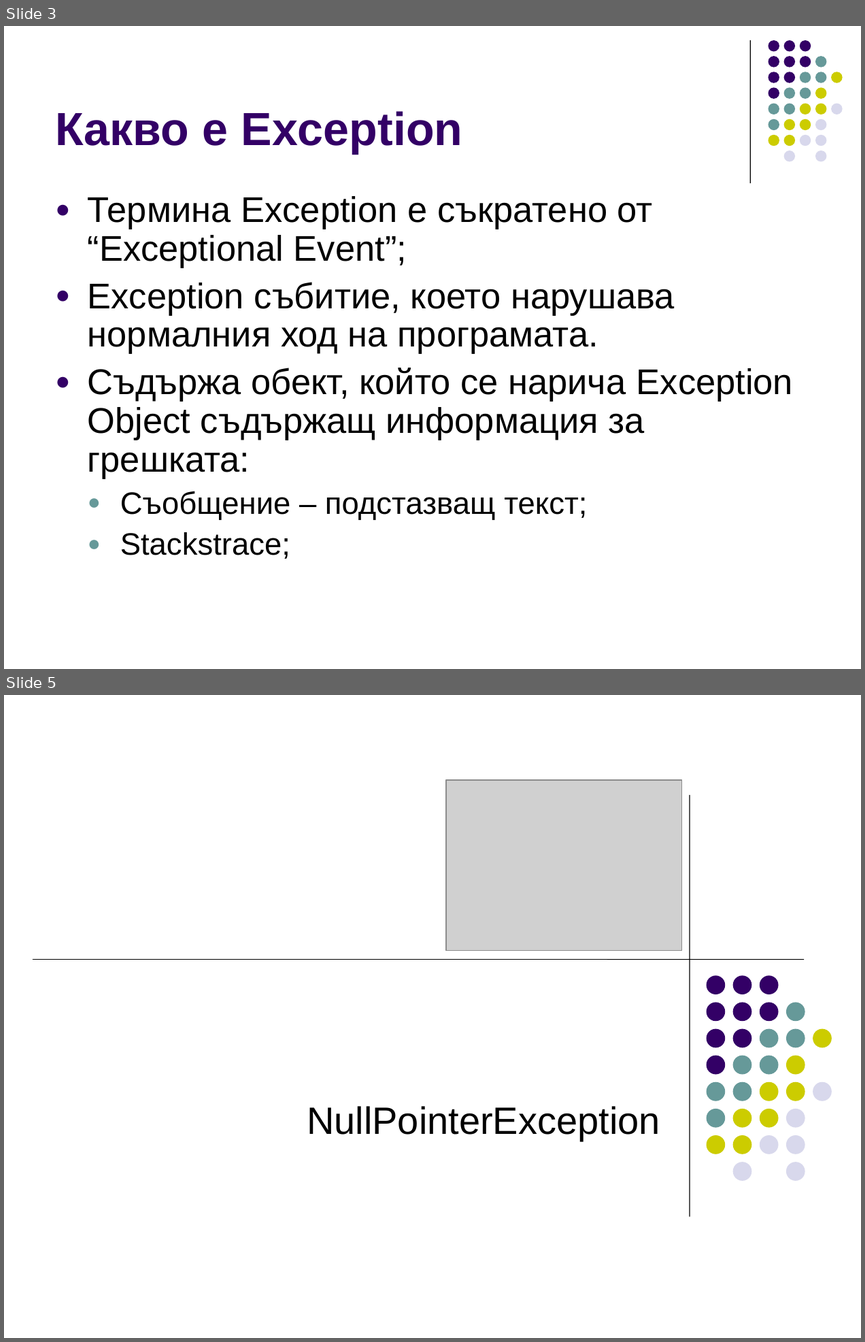
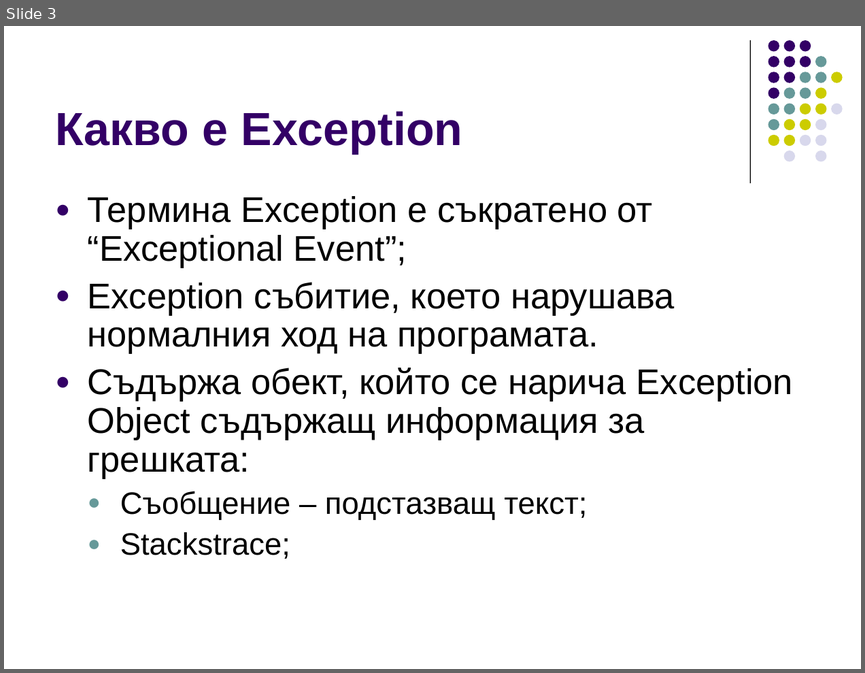
Before and after one commit to ivorusev/startup-factory-java-course, a slide deck: 3-Exceptions.ppt. Shown one above the other, each under a label of ours: slides 3 and 5 before the commit, slide 3 after it; the slides between them are not shown. The pictures are 865x1342 and 865x673 pixels, drawn with LibreOffice and Linux fonts; fonts in the diff are those of the drawing; grey boxes stand for pictures. Boxes give left, top, right and bottom in pixels: in the first picture for what was removed or moved away, otherwise in the second. Text is boxed around its words. In the diff, an @@ line names an element or a change of style, - is before the commit and + after.

Commit message:
some more slides for exceptions

```diff
--- a/3-Exceptions.ppt
+++ b/3-Exceptions.ppt
@@ slide 5 removed at (4,695,861,1338), background #FFFFFF @@
@@ picture removed at (446,780,682,950) @@
@@ line removed from (689, 795) to (689, 1216) @@
@@ line removed from (33, 959) to (804, 959) @@
@@ subtitle removed at (307,1106,660,1140) @@
-NullPointerException
@@ group removed at (706,975,832,1181): 31 ellipses @@
```
Also in this commit, not shown: 1 slide changed, 9 slides added.
